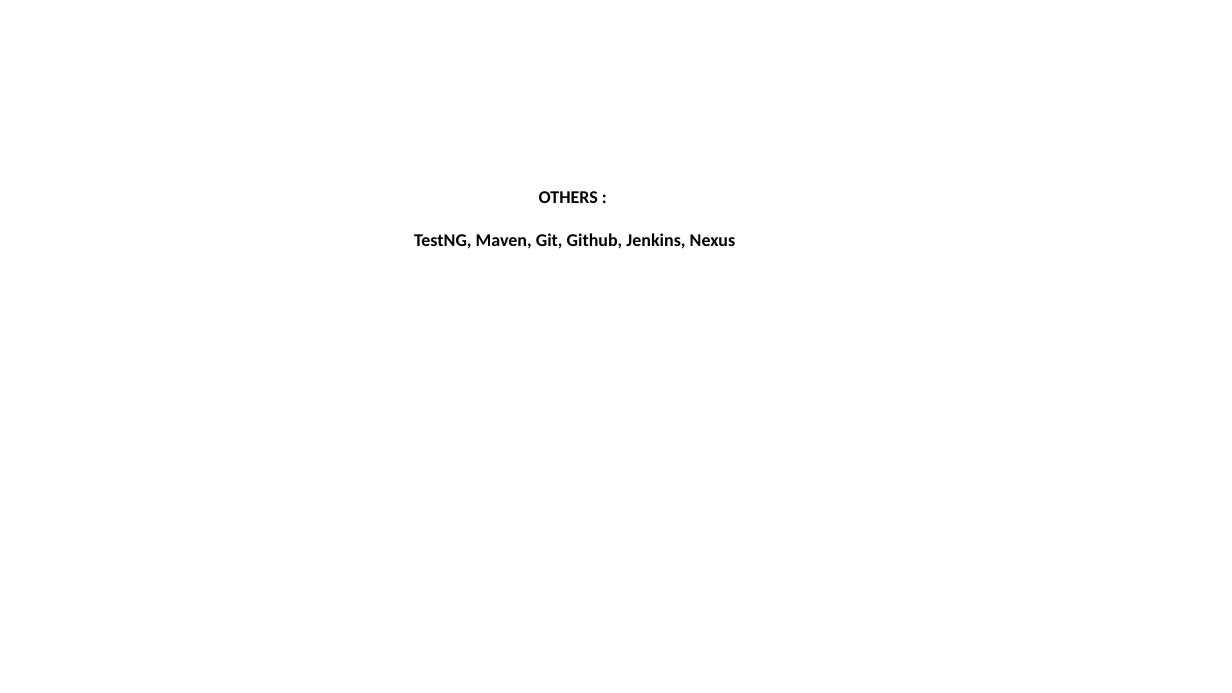
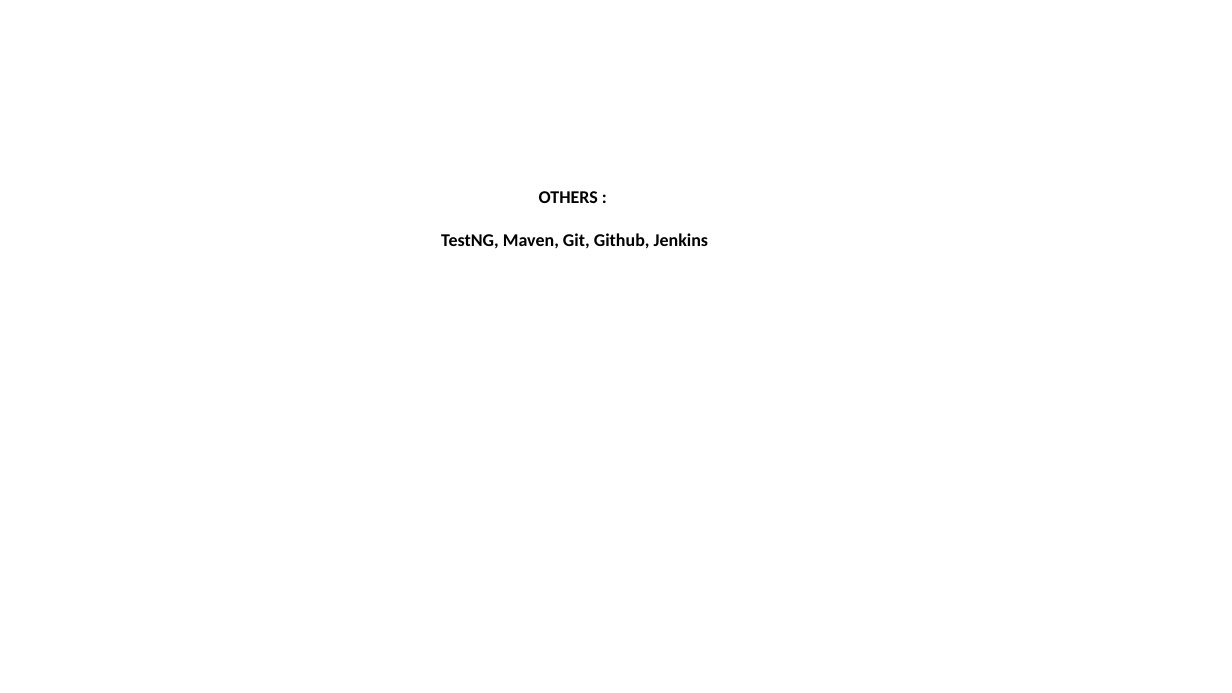
Before and after one commit to SoorajSundar1505/seleniumTraining, a slide deck: slide 62 of Selenium.pptx (slide 63 before the commit). Drawn at 1232x693 pixels with LibreOffice and Linux fonts; fonts in the diff are those of the drawing. Boxes give left, top, right and bottom in pixels: in the first picture for what was removed or moved away, otherwise in the second. Text is boxed around its words. In the diff, an @@ line names an element or a change of style, - is before the commit and + after.

```diff
--- a/Selenium.pptx
+++ b/Selenium.pptx
@@ text at <box>441,233,709,249</box>: text changed @@
-TestNG, Maven, Git, Github, Jenkins, Nexus
+TestNG, Maven, Git, Github, Jenkins
```
Also in this commit, not shown: 1 other slide changed, 1 slide added, 2 slides removed.
